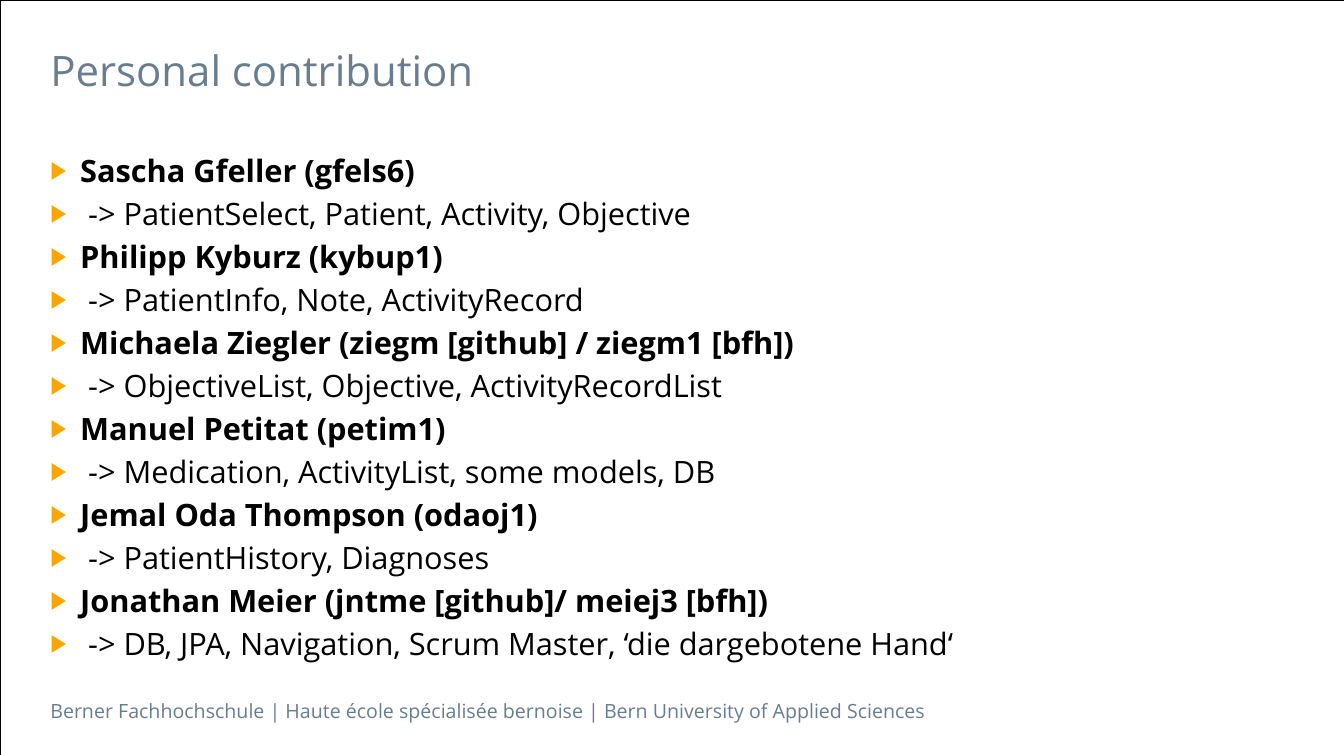
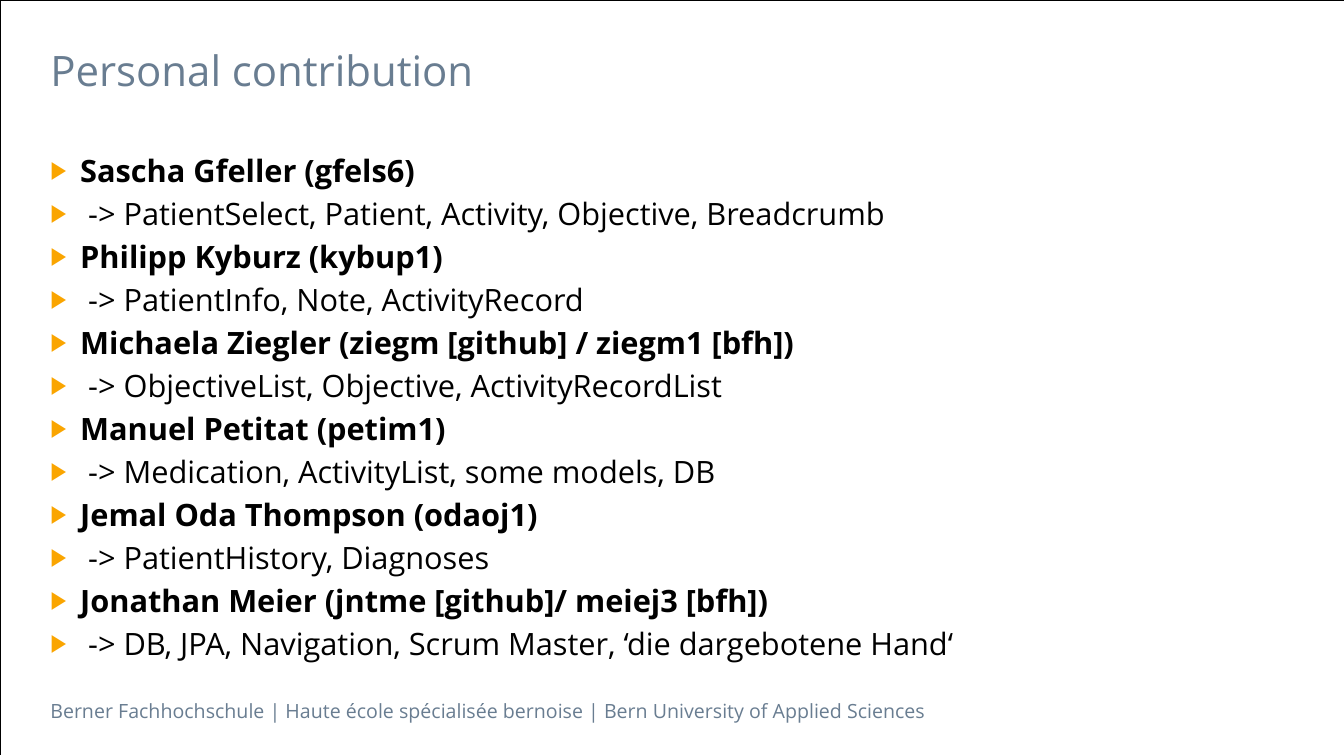
Before and after one commit to jntme/ch.bfh.btx8081.w2017.blue, a slide deck: slide 4 of doc/07-PresentationOfToolInEntireBeauty/pres.pptx. Drawn at 1344x755 pixels with LibreOffice and Linux fonts; fonts in the diff are those of the drawing. Boxes give left, top, right and bottom in pixels: in the first picture for what was removed or moved away, otherwise in the second. Text is boxed around its words. In the diff, an @@ line names an element or a change of style, - is before the commit and + after.

```diff
--- a/doc/07-PresentationOfToolInEntireBeauty/pres.pptx
+++ b/doc/07-PresentationOfToolInEntireBeauty/pres.pptx
@@ text at [124, 201, 884, 233]: text changed @@
-▶ -> PatientSelect, Patient, Activity, Objective
+▶ -> PatientSelect, Patient, Activity, Objective, Breadcrumb
```
Also in this commit, not shown: 1 other slide changed.
